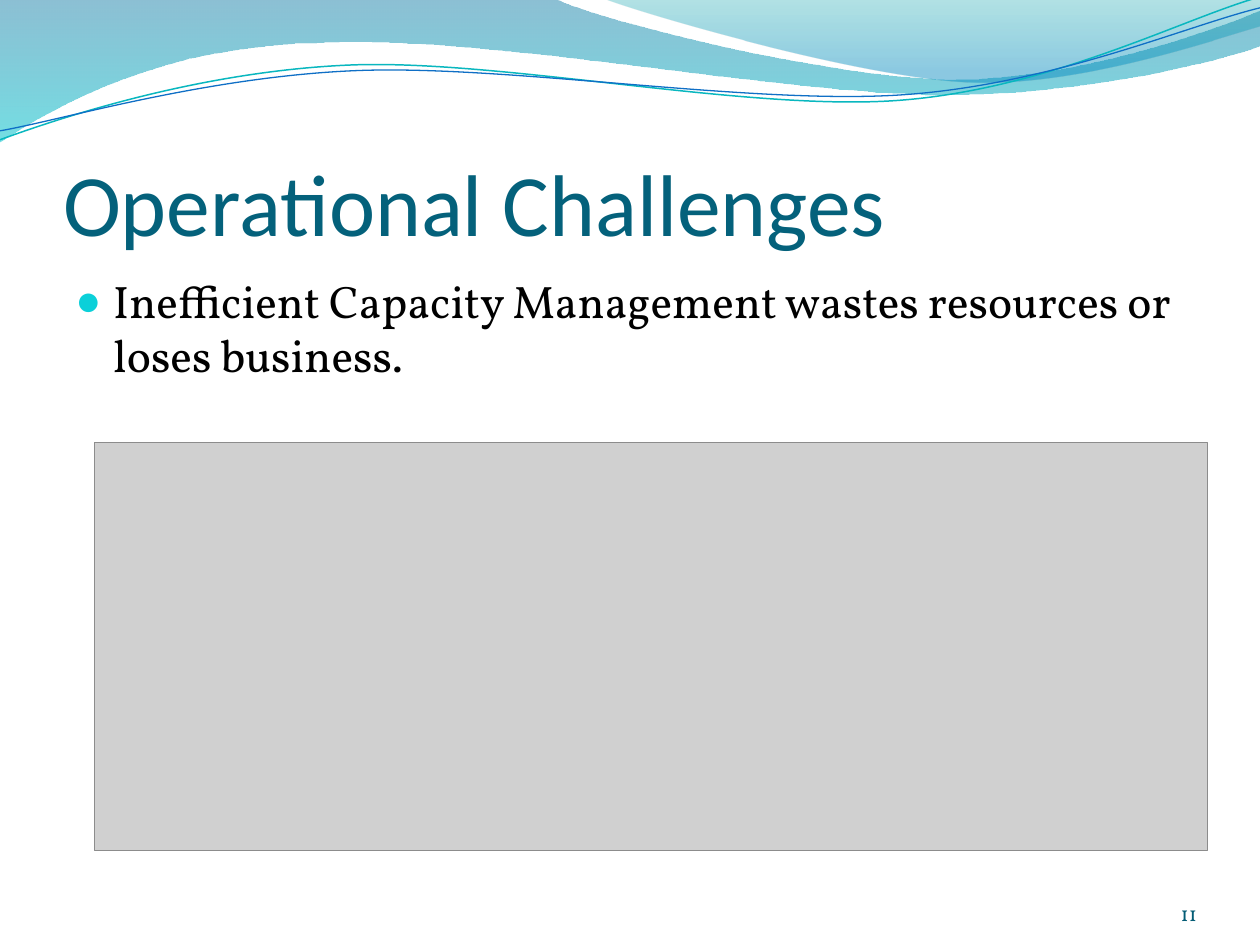
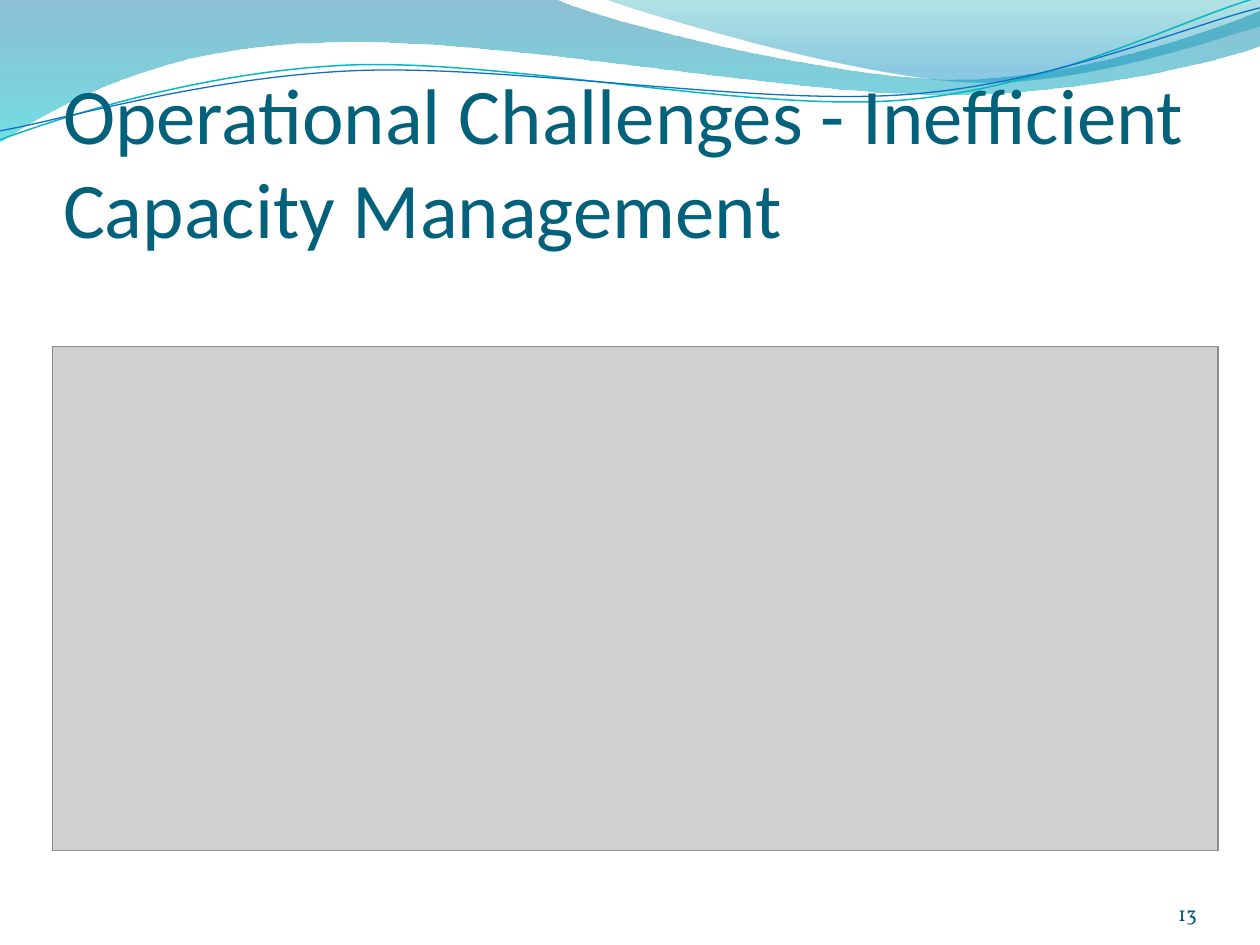
Before and after one commit to ignis01/aws101, a slide deck: slide 13 of cloud101.pptm (slide 11 before the commit). Drawn at 1260x945 pixels with LibreOffice and Linux fonts; fonts in the diff are those of the drawing; grey boxes stand for pictures; background and template pictures are left out. Boxes give left, top, right and bottom in pixels: in the first picture for what was removed or moved away, otherwise in the second. Text is boxed around its words. In the diff, an @@ line names an element or a change of style, - is before the commit and + after.

```diff
--- a/cloud101.pptm
+++ b/cloud101.pptm
@@ title at <box>63,78,1184,252</box>: text changed; size 50 to 45 pt @@
-Operational Challenges
+Operational Challenges - Inefficient Capacity Management
@@ text removed at <box>113,285,1170,373</box> @@
-● Inefficient Capacity Management wastes resources or loses business.
@@ picture: place and size @@
-picture at <box>94,442,1207,850</box>
+picture at <box>53,346,1218,850</box>
@@ page number at <box>1178,910,1197,925</box>: text changed @@
-11
+13
```
Also in this commit, not shown: 13 other slides changed, 9 slides added, 8 other files.
